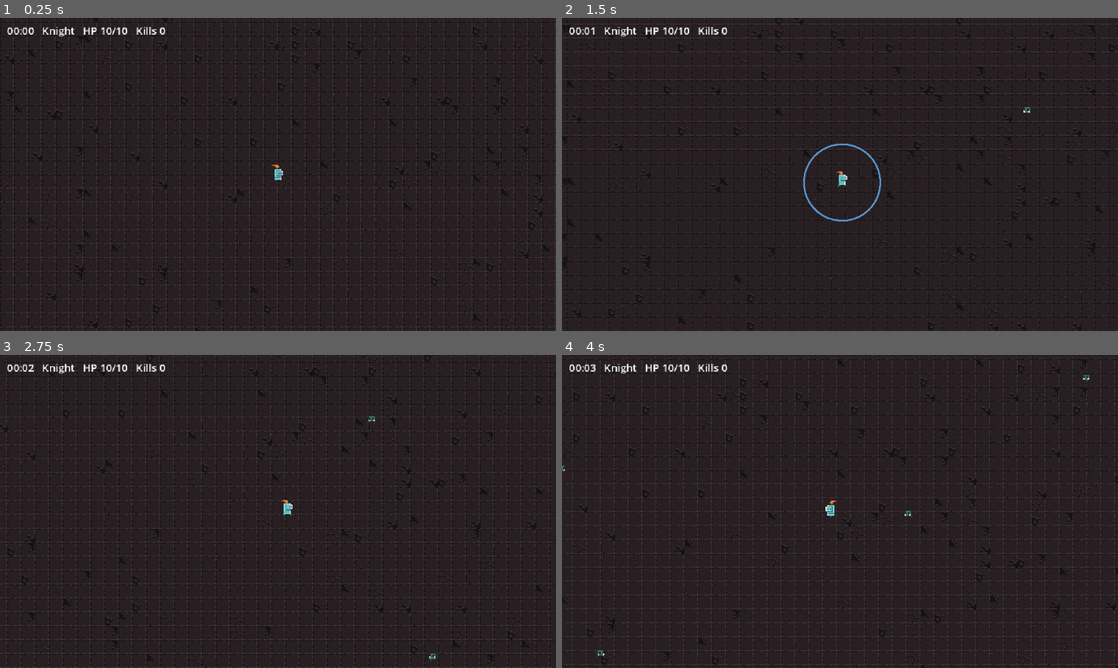
Above: before the commit, frames 1-4 (two rows, left to right).
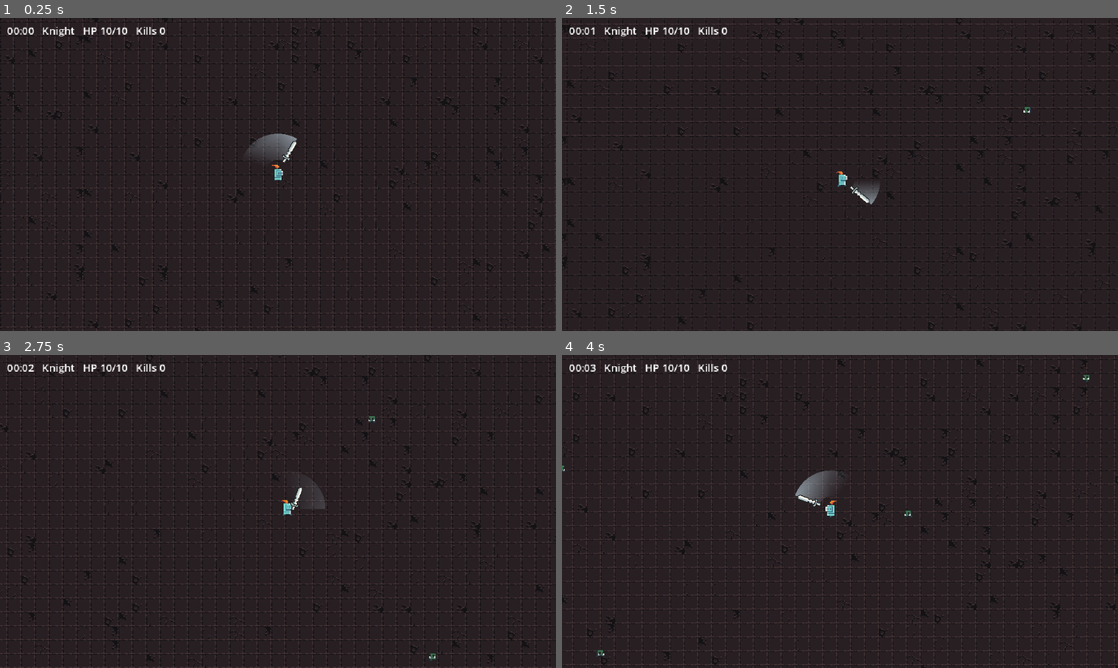
Above: after the commit, the same moments.

Repository: Unwin41/shiftborn
Game: Godot game, scene res://scenes/main.tscn
Two runs of this game, one before a commit and one after it. Both use one fixed random seed, a clock stepped at 60 frames per second and the inputs below.
Inputs:
- Up to frame 1 (0.25 s): no input
- Up to frame 2 (1.5 s): tap Enter at 0.5 s; hold D (move_right) 0.53-1.28 s; tap Space (shift_form) at 0.6 s; hold S (move_down) from 1.28 s (still down); tap Shift at 1.35 s
- Up to frame 3 (2.75 s): release S (move_down) at 2.03 s; hold D (move_right) from 2.03 s (still down); tap Enter at 2.1 s
- Up to frame 4 (4 s): release D (move_right) at 2.78 s; hold W (move_up) 2.78-3.53 s; tap Space (shift_form) at 2.85 s; hold A (move_left) from 3.53 s (still down); tap Shift at 3.6 s

The runs differ from the first frame. In frame 1, 0.5% of the frame differs, in the area x 44-54%, y 36-47%; in frame 2, 0.5%; in frame 3, 0.1%; in frame 4, 0.5%.

Commit message:
feat: spinning sword for the knight attack
- SpinningSword: knight_sword sprite rests in hand, spins one full turn
  in 0.3s with a fading trail, mirrored when facing left
- Damage lands when the blade sweeps over each enemy, once per spin
- Remove the old flash ring
- Test runner now fails on test files that do not parse

Co-Authored-By: Claude Opus 5.5 <noreply@anthropic.com>

Diff:
--- a/scenes/player.tscn
+++ b/scenes/player.tscn
@@ -2,6 +2,7 @@
 
 [ext_resource type="Script" path="res://scripts/player.gd" id="1_player"]
 [ext_resource type="SpriteFrames" path="res://assets/sprite_frames/knight.tres" id="2_knight"]
+[ext_resource type="Script" path="res://scripts/spinning_sword.gd" id="3_sword"]
 
 [node name="Player" type="Node2D"]
 script = ExtResource("1_player")
@@ -12,6 +13,10 @@
 animation = &"idle"
 autoplay = "idle"
 
+[node name="Sword" type="Node2D" parent="."]
+position = Vector2(0, -3)
+script = ExtResource("3_sword")
+
 [node name="Camera2D" type="Camera2D" parent="."]
 position_smoothing_enabled = true
 position_smoothing_speed = 8.0
--- a/scripts/player.gd
+++ b/scripts/player.gd
@@ -14,7 +14,6 @@
 const KNIGHT_FRAMES := preload("res://assets/sprite_frames/knight.tres")
 const MAGE_FRAMES := preload("res://assets/sprite_frames/wizard.tres")
 const BODY_RADIUS := 7.0
-const SWING_FLASH_TIME := 0.12
 const HURT_FLASH_TIME := 0.1
 const HURT_TINT := Color(1.0, 0.45, 0.45)
 ## Sprite scale right after a shift; it eases back to 1.
@@ -22,8 +21,6 @@
 const SHIFT_POP_TIME := 0.18
 ## Small delay before the first attack after a shift, so shifting feels snappy.
 const SHIFT_ATTACK_DELAY := 0.1
-const KNIGHT_COLOR := Color("5fa8e8")
-const MAGE_COLOR := Color("b77cf0")
 
 @export var move_speed: float = 110.0
 @export var max_health: float = 10.0
@@ -49,15 +46,19 @@
 
 var _attack_timer: float = 0.0
 var _shift_timer: float = 0.0
-var _swing_flash: float = 0.0
 var _hurt_flash: float = 0.0
+## Enemies already hit by the current sword spin (instance id -> true).
+var _sword_hits: Dictionary[int, bool] = {}
 
 @onready var _sprite: AnimatedSprite2D = $Sprite
+@onready var _sword: SpinningSword = $Sword
 
 
 func _ready() -> void:
 	health = max_health
 	health_changed.emit(health, max_health)
+	_sword.reach = knight_radius
+	_sword.swept.connect(_on_sword_swept)
 	_apply_form_visuals()
 
 
@@ -66,7 +67,6 @@
 		_sprite.pause()
 		return
 	_shift_timer = maxf(_shift_timer - delta, 0.0)
-	_swing_flash = maxf(_swing_flash - delta, 0.0)
 	_update_hurt_flash(delta)
 	if Input.is_action_just_pressed(&"shift_form") and _shift_timer == 0.0:
 		shift()
@@ -77,7 +77,6 @@
 	if _attack_timer <= 0.0:
 		_attack_timer = _attack_interval()
 		_attack()
-	queue_redraw()
 
 
 func shift() -> void:
@@ -111,12 +110,16 @@
 	var animation := _sprite.animation
 	_sprite.sprite_frames = KNIGHT_FRAMES if form == Form.KNIGHT else MAGE_FRAMES
 	_sprite.play(animation if _sprite.sprite_frames.has_animation(animation) else &"idle")
+	_sword.visible = form == Form.KNIGHT
+	if form != Form.KNIGHT:
+		_sword.cancel()
 
 
 func _update_animation(direction: Vector2) -> void:
 	_sprite.play(&"idle" if direction.is_zero_approx() else &"run")
 	if not is_zero_approx(direction.x):
 		_sprite.flip_h = direction.x < 0.0
+		_sword.facing_left = _sprite.flip_h
 
 
 func _update_hurt_flash(delta: float) -> void:
@@ -143,13 +146,25 @@
 
 
 func _knight_pulse() -> void:
-	_swing_flash = SWING_FLASH_TIME
+	_sword_hits.clear()
+	_sword.spin()
+
+
+## Hits enemies in range whose direction the blade just swept over.
+## Each enemy is hit at most once per spin.
+func _on_sword_swept(from_angle: float, to_angle: float) -> void:
 	for node in get_tree().get_nodes_in_group(enemy_group):
 		var enemy := node as Node2D
 		if enemy == null or not enemy.has_method("take_damage"):
 			continue
-		if enemy.global_position.distance_to(global_position) <= knight_radius:
-			enemy.take_damage(knight_damage)
+		var offset := enemy.global_position - global_position
+		if offset.length() > knight_radius:
+			continue
+		var id := enemy.get_instance_id()
+		if _sword_hits.has(id) or not SpinningSword.angle_in_sweep(offset.angle(), from_angle, to_angle):
+			continue
+		_sword_hits[id] = true
+		enemy.take_damage(knight_damage)
 
 
 func _mage_bolt() -> void:
@@ -175,9 +190,3 @@
 			best = distance
 			nearest = enemy
 	return nearest
-
-
-func _draw() -> void:
-	if form == Form.KNIGHT and _swing_flash > 0.0:
-		var alpha := _swing_flash / SWING_FLASH_TIME
-		draw_arc(Vector2.ZERO, knight_radius, 0.0, TAU, 40, Color(KNIGHT_COLOR, alpha), 2.0)
--- /dev/null
+++ b/scripts/spinning_sword.gd
@@ -0,0 +1,124 @@
+class_name SpinningSword
+extends Node2D
+## Knight weapon. Rests in the hand; spin() sweeps it one full turn around
+## the owner with a fading trail. Emits [signal swept] every physics frame
+## of the spin with the angle range the blade covered, so the owner can
+## hit each enemy exactly when the blade passes it.
+
+signal swept(from_angle: float, to_angle: float)
+signal spin_finished
+
+const TEXTURE := preload("res://assets/0x72_dungeon/frames/weapon_knight_sword.png")
+const SPIN_TIME := 0.3
+## Distance from the owner's center to the grip while spinning.
+const GRIP_RADIUS := 12.0
+const TRAIL_INNER_RADIUS := 14.0
+## Length of the trail behind the blade, in radians.
+const TRAIL_ARC := 1.8
+const TRAIL_SEGMENTS := 12
+const TRAIL_FADE_TIME := 0.12
+const TRAIL_COLOR := Color(0.85, 0.95, 1.0, 0.55)
+## Inner edge of the trail is fainter than the outer edge.
+const TRAIL_INNER_ALPHA := 0.3
+## Resting pose relative to the owner when facing right.
+const HOLD_OFFSET := Vector2(6.0, 2.0)
+const HOLD_ANGLE := 0.35
+
+## Outer radius of the trail. The owner sets it to its attack radius.
+@export var reach: float = 44.0
+
+var facing_left: bool = false:
+	set(value):
+		if value != facing_left:
+			facing_left = value
+			queue_redraw()
+var is_spinning: bool = false
+
+var _spin_time: float = 0.0
+var _direction: float = 1.0
+var _angle: float = 0.0
+var _trail_fade: float = 0.0
+
+
+## True when [param angle] lies in the half-open sweep between
+## [param from_angle] and [param to_angle], in either direction.
+## Angles can be any real value; they are compared modulo TAU.
+static func angle_in_sweep(angle: float, from_angle: float, to_angle: float) -> bool:
+	var low := minf(from_angle, to_angle)
+	var span := absf(to_angle - from_angle)
+	if span >= TAU:
+		return true
+	return fposmod(angle - low, TAU) < span
+
+
+## Starts a full turn. Spins clockwise when facing right, and mirrored
+## when facing left, starting from the facing side.
+func spin() -> void:
+	is_spinning = true
+	_spin_time = 0.0
+	_direction = -1.0 if facing_left else 1.0
+	_angle = PI if facing_left else 0.0
+	_trail_fade = 0.0
+	queue_redraw()
+
+
+func cancel() -> void:
+	is_spinning = false
+	_trail_fade = 0.0
+	queue_redraw()
+
+
+func _physics_process(delta: float) -> void:
+	if is_spinning:
+		_advance_spin(delta)
+	elif _trail_fade > 0.0:
+		_trail_fade = maxf(_trail_fade - delta, 0.0)
+		queue_redraw()
+
+
+func _advance_spin(delta: float) -> void:
+	var previous := _angle
+	var start := PI if _direction < 0.0 else 0.0
+	_spin_time = minf(_spin_time + delta, SPIN_TIME)
+	_angle = start + _direction * TAU * (_spin_time / SPIN_TIME)
+	swept.emit(previous, _angle)
+	if _spin_time >= SPIN_TIME:
+		is_spinning = false
+		_trail_fade = TRAIL_FADE_TIME
+		spin_finished.emit()
+	queue_redraw()
+
+
+func _draw() -> void:
+	_draw_trail()
+	if is_spinning:
+		# The texture points up (-Y); rotate so the blade points outward.
+		draw_set_transform(Vector2.from_angle(_angle) * GRIP_RADIUS, _angle + PI / 2.0)
+	else:
+		var side := -1.0 if facing_left else 1.0
+		draw_set_transform(Vector2(HOLD_OFFSET.x * side, HOLD_OFFSET.y), HOLD_ANGLE * side, Vector2(side, 1.0))
+	# Grip (bottom of the texture) sits at the transform origin.
+	draw_texture(TEXTURE, Vector2(-TEXTURE.get_width() * 0.5, -TEXTURE.get_height()))
+	draw_set_transform(Vector2.ZERO)
+
+
+func _draw_trail() -> void:
+	var strength := 1.0 if is_spinning else _trail_fade / TRAIL_FADE_TIME
+	var swept_arc := TAU * (_spin_time / SPIN_TIME)
+	if strength <= 0.0 or swept_arc <= 0.0:
+		return
+	var arc := minf(TRAIL_ARC, swept_arc)
+	var points := PackedVector2Array()
+	var colors := PackedColorArray()
+	for i in TRAIL_SEGMENTS + 1:
+		_append_trail_point(points, colors, float(i) / TRAIL_SEGMENTS, arc, reach, strength)
+	for i in range(TRAIL_SEGMENTS, -1, -1):
+		_append_trail_point(points, colors, float(i) / TRAIL_SEGMENTS, arc, TRAIL_INNER_RADIUS, strength * TRAIL_INNER_ALPHA)
+	draw_polygon(points, colors)
+
+
+## [param t] runs from 0 at the tail of the trail to 1 at the blade.
+func _append_trail_point(points: PackedVector2Array, colors: PackedColorArray, t: float, arc: float, radius: float, strength: float) -> void:
+	var angle := _angle - _direction * arc * (1.0 - t)
+	points.append(Vector2.from_angle(angle) * radius)
+	colors.append(Color(TRAIL_COLOR, TRAIL_COLOR.a * t * strength))
--- a/tests/run_tests.gd
+++ b/tests/run_tests.gd
@@ -24,8 +24,10 @@
 
 func _run_suite(path: String) -> void:
 	var script := load(path) as GDScript
-	if script == null:
-		push_error("Could not load test suite %s" % path)
+	# A script with parse errors still loads but cannot be instantiated;
+	# count it as a failure instead of silently running zero tests.
+	if script == null or not script.can_instantiate():
+		print("  FAIL %s (could not load: parse error?)" % path.get_file())
 		_failed += 1
 		return
 	for method in script.get_script_method_list():
--- /dev/null
+++ b/tests/unit/test_spinning_sword.gd
@@ -0,0 +1,47 @@
+extends TestCase
+
+
+func test_angle_inside_forward_sweep() -> void:
+	assert_true(SpinningSword.angle_in_sweep(0.5, 0.2, 0.8))
+
+
+func test_angle_outside_forward_sweep() -> void:
+	assert_false(SpinningSword.angle_in_sweep(1.0, 0.2, 0.8))
+
+
+func test_sweep_is_half_open() -> void:
+	assert_true(SpinningSword.angle_in_sweep(0.2, 0.2, 0.8), "start is included")
+	assert_false(SpinningSword.angle_in_sweep(0.8, 0.2, 0.8), "end is excluded")
+
+
+func test_sweep_wraps_past_tau() -> void:
+	# Sweep from 6.0 to 6.6 rad crosses 2*PI, so it covers angle 0.1.
+	assert_true(SpinningSword.angle_in_sweep(0.1, 6.0, 6.6))
+	assert_false(SpinningSword.angle_in_sweep(1.0, 6.0, 6.6))
+
+
+func test_backward_sweep_matches_forward() -> void:
+	assert_true(SpinningSword.angle_in_sweep(2.5, 3.0, 2.0))
+	assert_false(SpinningSword.angle_in_sweep(3.5, 3.0, 2.0))
+
+
+func test_negative_angles_from_vector_angle() -> void:
+	# Vector2.angle() returns -PI..PI; -PI/2 equals 3PI/2.
+	assert_true(SpinningSword.angle_in_sweep(-PI / 2.0, 4.0, 5.0))
+
+
+func test_full_turn_covers_everything() -> void:
+	for angle in [0.0, 1.0, 3.0, -2.0, 6.2]:
+		assert_true(SpinningSword.angle_in_sweep(angle, 1.0, 1.0 + TAU), "angle %s" % angle)
+
+
+func test_consecutive_sweeps_cover_each_angle_once() -> void:
+	var steps := 18
+	for probe in [0.0, 0.7, 2.0, 3.14, 5.9]:
+		var hits := 0
+		for i in steps:
+			var from := 0.3 + TAU * i / steps
+			var to := 0.3 + TAU * (i + 1) / steps
+			if SpinningSword.angle_in_sweep(probe, from, to):
+				hits += 1
+		assert_eq(hits, 1, "probe %s" % probe)
Not shown, added: scripts/spinning_sword.gd.uid
Not shown, added: tests/unit/test_spinning_sword.gd.uid
